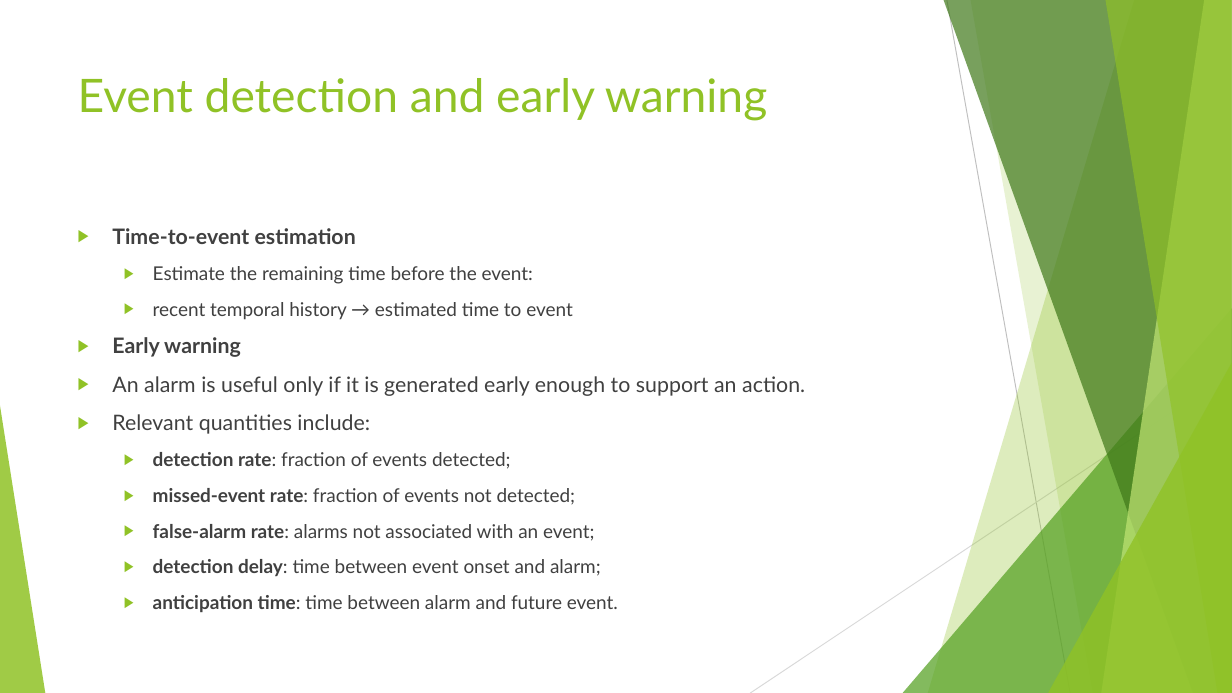
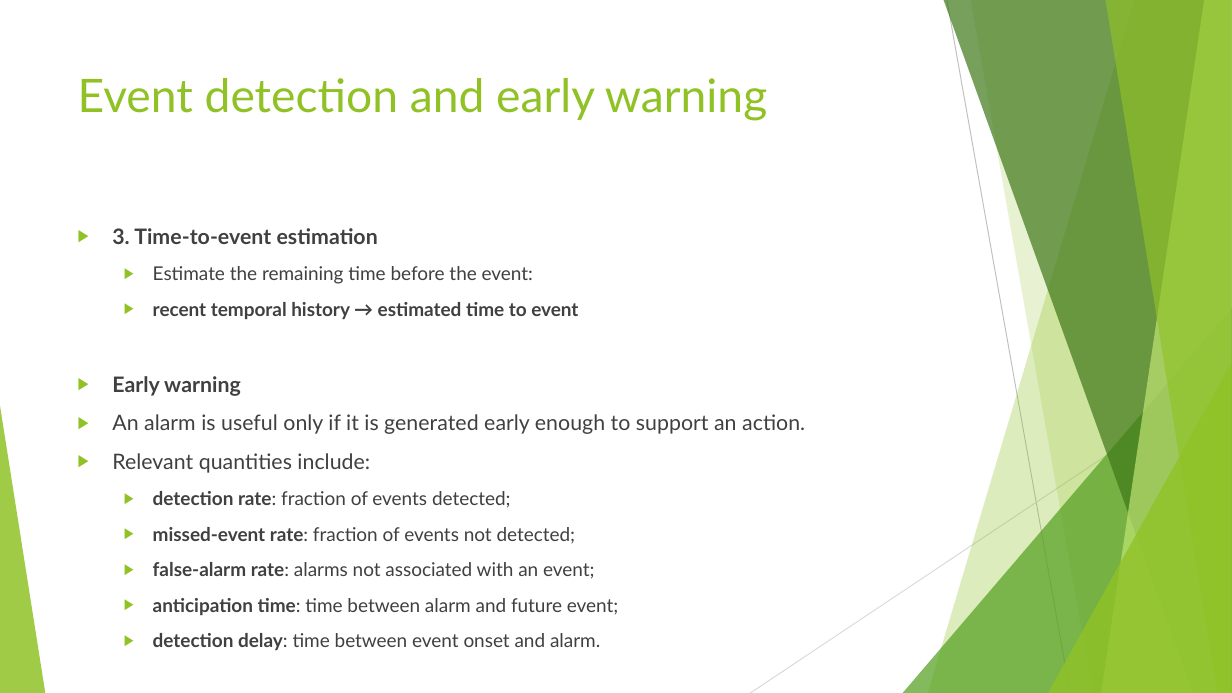
Before and after one commit to FranzGH/timeseries, a slide deck: slide 59 of Slides/01 Problem formulation and data structure.pptx (slide 58 before the commit). Drawn at 1232x693 pixels with LibreOffice and Linux fonts; fonts in the diff are those of the drawing. Boxes give left, top, right and bottom in pixels: in the first picture for what was removed or moved away, otherwise in the second. Text is boxed around its words. In the diff, an @@ line names an element or a change of style, - is before the commit and + after.

```diff
--- a/Slides/01 Problem formulation and data structure.pptx
+++ b/Slides/01 Problem formulation and data structure.pptx
@@ text at [112, 228, 378, 244]: text changed @@
-▶ Time-to-event estimation
+▶ 3. Time-to-event estimation
@@ text at [153, 302, 578, 319]: bold on in "recent temporal history → estimated time to ..." @@
@@ text at [153, 598, 618, 650]: text changed @@
-  ▶ detection delay: time between event onset and alarm;
-  ▶ anticipation time: time between alarm and future event.
+  ▶ anticipation time: time between alarm and future event;
+  ▶ detection delay: time between event onset and alarm.
```
Also in this commit, not shown: 25 other slides changed, 3 slides added, 2 slides removed, 1 other file.
